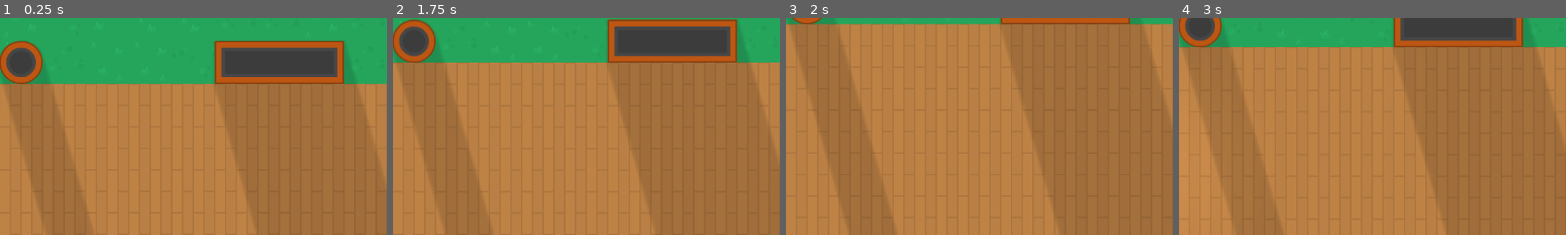
Above: before the commit, frames 1-4 (left to right).
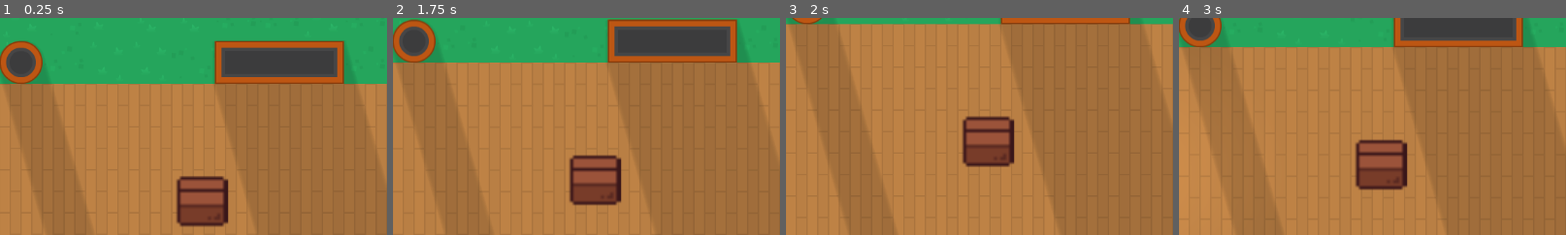
Above: after the commit, the same moments.

Repository: ChristopherDebray/godot_base
Game: Godot game, scene res://scenes/level/levels/level_test.tscn
Same seed, same stepped clock (60 frames per second), same inputs: the game is played once before the commit and once after it.
Inputs (mouse positions are % of the whole screen's width and height, from its top left):
- Up to frame 1 (0.25 s): no input
- Up to frame 2 (1.75 s): tap Enter at 0.5 s; move the mouse to (72, 45) at 0.52 s; hold D (right) 0.53-1.28 s; click (72, 45) at 0.6 s; move the mouse to (30, 55) at 1.27 s; hold S (down) from 1.28 s (still down); tap 3 (b_3_action) at 1.35 s; click (30, 55) at 1.55 s
- Up to frame 3 (2 s): keep holding S (down)
- Up to frame 4 (3 s): move the mouse to (60, 28) at 2.02 s; release S (down) at 2.03 s; hold D (right) 2.03-2.78 s; click (60, 28) at 2.1 s; move the mouse to (45, 70) at 2.77 s; hold W (up) from 2.78 s (still down); tap E (validate) at 2.85 s
The pictures show only the part of the screen within x 50-100%, y 14-64%; the shares and areas given below are measured in that part.

The runs differ from the first frame. In frame 1, 3.1% of the frame differs, in the area x 45-60%, y 72-97%; in frame 2, 3.1%; in frame 3, 3.1%, in the area x 45-60%, y 45-69%; in frame 4, 3.1%.

Commit message:
feat: Added spell casting with damage / aoe_damage handling

Diff:
--- a/autoloads/spell_cooldown_manager.gd
+++ b/autoloads/spell_cooldown_manager.gd
@@ -1,7 +1,6 @@
 extends Node
 
 const SpellEnums = preload("res://data/spells/enums.gd")
-const Spells = preload("res://data/spells/spells.gd")
 
 var _cooldowns := {}
 
@@ -12,7 +11,7 @@
 
 func can_cast(key: Array) -> bool:
 	var combo_key = _combo_key(key)
-	var spellKey = Spells.SPELLS_ELEMENTS.get(combo_key)
+	var spellKey = SpellsManager.SPELLS_ELEMENTS.get(combo_key)
 	if not spellKey:
 		return false
 
@@ -25,7 +24,7 @@
 func set_cooldown(key: Array, duration: float):
 	key.sort()
 	var combo_key = _combo_key(key)
-	var spellKey = Spells.SPELLS_ELEMENTS[combo_key]
+	var spellKey = SpellsManager.SPELLS_ELEMENTS[combo_key]
 
 	_cooldowns[spellKey] = duration
 
--- a/data/spells/spells.gd
+++ b/autoloads/spells_manager.gd
@@ -3,12 +3,12 @@
 const Enums = preload("res://data/spells/enums.gd")
 
 const SPELLS_ELEMENTS = {
-	"1,1": 'fireball',
+	"1,1": 'firebolt',
 	"1,3": 'lightning',
 }
 
 const SPELLS: Dictionary = {
-	'fireball': preload("res://data/spells/spell_ressources/fireball.tres"),
+	'firebolt': preload("res://data/spells/spell_ressources/firebolt.tres"),
 	'lightning': preload("res://data/spells/spell_ressources/lightning.tres"),
 }
 
@@ -22,7 +22,7 @@
 
 const SPELLS_d: Dictionary = {
 	[Enums.ELEMENTS.FIRE, Enums.ELEMENTS.FIRE]: {
-		name = "Fireball",
+		name = "firebolt",
 		damage = 10.5,
 		effect = Enums.EFFECTS.BURN,
 		magnitude = 1.0,
--- a/data/spells/spell_ressources/fireball.tres
+++ b/data/spells/spell_ressources/firebolt.tres
@@ -5,12 +5,14 @@
 
 [resource]
 script = ExtResource("1_5frx1")
-name = "fireball"
-damage = 30.0
+name = "firebolt"
+damage = 5.0
+aoe_damage = 0.0
 cooldown = 1.0
-effect = 1
+effect = 5
+effect_duration = 0.0
 magnitude = 0.4
 range = 30.0
-main_element = 0
+main_element = 1
 scene = ExtResource("1_10ohq")
 metadata/_custom_type_script = "uid://diwutlct8ajdn"
--- a/data/spells/spell_ressources/lightning.tres
+++ b/data/spells/spell_ressources/lightning.tres
@@ -6,9 +6,11 @@
 [resource]
 script = ExtResource("1_gagiv")
 name = "lightning"
-damage = 25.0
+damage = 0.0
+aoe_damage = 25.0
 cooldown = 5.0
 effect = 5
+effect_duration = 0.0
 magnitude = 0.0
 range = 30.0
 main_element = 3
--- a/data/spells/spell_ressources/spell_data.gd
+++ b/data/spells/spell_ressources/spell_data.gd
@@ -5,8 +5,10 @@
 
 @export var name: String
 @export var damage: float
+@export var aoe_damage: float
 @export var cooldown: float
 @export var effect: SpellEnums.EFFECTS
+@export var effect_duration: float
 @export var magnitude: float
 @export var range: float
 @export var main_element: SpellEnums.ELEMENTS
--- a/project.godot
+++ b/project.godot
@@ -22,6 +22,7 @@
 SignalManager="*res://autoloads/signal_manager.gd"
 SoundManager="*res://autoloads/sound_manager.gd"
 SpellCooldownManager="*res://autoloads/spell_cooldown_manager.gd"
+SpellsManager="*res://autoloads/spells_manager.gd"
 
 [input]
 
--- a/scenes/_damageable/damageable.gd
+++ b/scenes/_damageable/damageable.gd
@@ -5,8 +5,10 @@
 const SpellEnums = preload("res://data/spells/enums.gd")
 
 @export var health: float = 10.0
-@export var resist_effects: Array[SpellEnums.EFFECTS] = []
-@export var resist_elements: Array[SpellEnums.ELEMENTS] = []
+@export var defense: float = 10.0
+@export var immunity_effects: Array[SpellEnums.EFFECTS] = []
+@export var immunity_elements: Array[SpellEnums.ELEMENTS] = []
+@export var resistence_elements: Array[SpellEnums.ELEMENTS] = []
 
 func apply_damage(amount: float) -> void:
 	health -= amount
@@ -14,7 +16,7 @@
 		on_death()
 
 func apply_effect(effect: int) -> void:
-	if effect in resist_effects:
+	if effect in immunity_effects:
 		print("Immune to effect", effect)
 		return
 
@@ -23,7 +25,3 @@
 # Can be supercharged
 func on_death():
 	queue_free()
-
-## Realy used ? Since spell will apply the damage. Let's keep it like that for now
-func _on_hurtbox_body_shape_entered(body_rid: RID, body: Node2D, body_shape_index: int, local_shape_index: int) -> void:
-	pass # Replace with function body.
--- a/scenes/_damageable/damageable.tscn
+++ b/scenes/_damageable/damageable.tscn
@@ -2,11 +2,13 @@
 
 [ext_resource type="Script" uid="uid://cdoqf6w0fcfew" path="res://scenes/_damageable/damageable.gd" id="1_25i3q"]
 
-[node name="Damagable" type="Node2D"]
+[node name="Damagable" type="CharacterBody2D"]
+collision_layer = 24
+collision_mask = 9
 script = ExtResource("1_25i3q")
 
-[node name="Hurtbox" type="Area2D" parent="."]
+[node name="CanvasModulate" type="CanvasModulate" parent="."]
+visible = false
+color = Color(1, 0.435294, 0.431373, 1)
 
-[node name="CollisionShape2D" type="CollisionShape2D" parent="Hurtbox"]
-
-[connection signal="body_shape_entered" from="Hurtbox" to="." method="_on_hurtbox_body_shape_entered"]
+[node name="CollisionShape2D" type="CollisionShape2D" parent="."]
--- a/scenes/level/level_base.tscn
+++ b/scenes/level/level_base.tscn
@@ -174,6 +174,8 @@
 
 [node name="Enemies" type="Node2D" parent="."]
 
+[node name="Objects" type="Node2D" parent="."]
+
 [node name="Lights" type="Node2D" parent="."]
 
 [node name="DecorationsIntangible" type="Node2D" parent="."]
--- a/scenes/level/levels/level_test.tscn
+++ b/scenes/level/levels/level_test.tscn
@@ -1,5 +1,9 @@
-[gd_scene load_steps=2 format=3 uid="uid://cx67ymxqoecu0"]
+[gd_scene load_steps=3 format=3 uid="uid://cx67ymxqoecu0"]
 
 [ext_resource type="PackedScene" uid="uid://bm3vsdux3ux7u" path="res://scenes/level/level_base.tscn" id="1_1btmw"]
+[ext_resource type="PackedScene" uid="uid://bttpqkr228ecr" path="res://scenes/objects/box.tscn" id="2_5l38v"]
 
 [node name="LevelTest" instance=ExtResource("1_1btmw")]
+
+[node name="Box" parent="Objects" index="0" instance=ExtResource("2_5l38v")]
+position = Vector2(877, 367)
--- a/scenes/level/node_2d.gd
+++ /dev/null
@@ -1,12 +0,0 @@
-extends Node
-
-func _ready():
-	var fireball = preload("res://data/spells/spell_ressources/fireball.tres")
-	var s = fireball.get_script()
-
-	print("Script path:", s.resource_path)
-	print("Type name:", s.get_instance_base_type())
-	print("Custom class:", s.get_class())
-
-	print("is SpellData:", fireball is SpellData)
-	print("casted:", fireball as SpellData)
--- /dev/null
+++ b/scenes/objects/box.tscn
@@ -0,0 +1,19 @@
+[gd_scene load_steps=4 format=3 uid="uid://bttpqkr228ecr"]
+
+[ext_resource type="PackedScene" uid="uid://b2odxanbtxty4" path="res://scenes/_damageable/damageable.tscn" id="1_tf0hf"]
+[ext_resource type="Texture2D" uid="uid://ca4un0p31fadn" path="res://assets/images/decorations/TopDownHouse_SmallItems.png" id="2_vfogt"]
+
+[sub_resource type="RectangleShape2D" id="RectangleShape2D_tf0hf"]
+size = Vector2(73, 72)
+
+[node name="Box" instance=ExtResource("1_tf0hf")]
+
+[node name="CollisionShape2D" parent="." index="1"]
+position = Vector2(1.5, 0)
+shape = SubResource("RectangleShape2D_tf0hf")
+
+[node name="Sprite2D" type="Sprite2D" parent="." index="2"]
+scale = Vector2(4.59044, 4.59044)
+texture = ExtResource("2_vfogt")
+region_enabled = true
+region_rect = Rect2(111.654, 31.8339, 16.8211, 16.3667)
--- a/scenes/objects/damageables/base_damageable_object.gd
+++ /dev/null
@@ -1 +0,0 @@
-extends Damageable
--- a/scenes/objects/damageables/base_damageable_object.tscn
+++ /dev/null
@@ -1,15 +0,0 @@
-[gd_scene load_steps=3 format=3 uid="uid://btkxydna1wqfb"]
-
-[ext_resource type="PackedScene" uid="uid://b2odxanbtxty4" path="res://scenes/_damageable/damageable.tscn" id="1_kb8g0"]
-[ext_resource type="Script" uid="uid://dlw3p4jx2h6tn" path="res://scenes/objects/damageables/base_damageable_object.gd" id="2_jew2j"]
-
-[node name="Damagable" instance=ExtResource("1_kb8g0")]
-script = ExtResource("2_jew2j")
-
-[node name="CanvasModulate" type="CanvasModulate" parent="." index="1"]
-visible = false
-color = Color(1, 0.435294, 0.431373, 1)
-
-[node name="Sprite2D" type="Sprite2D" parent="." index="2"]
-region_enabled = true
-region_rect = Rect2(20, 20, 100, 100)
--- a/scenes/spell_book/spell_book.gd
+++ b/scenes/spell_book/spell_book.gd
@@ -1,7 +1,6 @@
 extends Node2D
 
 const SpellEnums = preload("res://data/spells/enums.gd")
-const Spells = preload("res://data/spells/spells.gd")
 
 var spells: Dictionary = {}
 var _cooldowns := {}
@@ -17,12 +16,12 @@
 		return null
 
 	var combo_key = _combo_key(elements)
-	var spell_name = Spells.SPELLS_ELEMENTS.get(combo_key)
+	var spell_name = SpellsManager.SPELLS_ELEMENTS.get(combo_key)
 
 	if not spell_name:
 		return null
 
-	var spell = Spells.SPELLS.get(spell_name)
+	var spell = SpellsManager.SPELLS.get(spell_name)
 	return spell as SpellData
 
 func register_spell(elements: Array[int], data: Dictionary):
@@ -38,7 +37,6 @@
 		return
 
 	if not SpellCooldownManager.can_cast(active_elements):
-		print('on cooldown')
 		return
 
 	var spellInstance = spell.scene.instantiate()
@@ -47,10 +45,11 @@
 	_register_cooldown(active_elements, spell.cooldown)
 
 func handle_spell_init(spellInstance: BaseSpell, aim_direction: Vector2):
+	var spellData: SpellData = SpellsManager.SPELLS[spellInstance.spellName]
 	if is_instance_of(spellInstance, ProjectileSpell):
-		spellInstance.init(aim_direction, global_position)
+		spellInstance.init(spellData, aim_direction, global_position)
 	elif is_instance_of(spellInstance, AoeInstantSpell):
-		spellInstance.init(get_global_mouse_position())
+		spellInstance.init(spellData, get_global_mouse_position())
 
 func _can_cast(elementCombo: Array[SpellEnums.ELEMENTS], cooldown: float) -> bool:
 	var key = _combo_key(elementCombo)
@@ -64,7 +63,7 @@
 
 func get_remaining_cooldown(combo: Array[SpellEnums.ELEMENTS]) -> float:
 	var key = _combo_key(combo)
-	var spellKey = Spells.SPELLS_ELEMENTS[key]
+	var spellKey = SpellsManager.SPELLS_ELEMENTS[key]
 
 	if not _cooldowns.has(spellKey):
 		return 0.0
@@ -76,6 +75,6 @@
 	return ",".join(PackedStringArray(sorted.map(func(x): return str(x))))
 
 func register_spells():
-	for key in Spells.SPELLS.keys():
-		spells[key] = Spells.SPELLS[key]
-		var data = Spells.SPELLS[key]
+	for key in SpellsManager.SPELLS.keys():
+		spells[key] = SpellsManager.SPELLS[key]
+		var data = SpellsManager.SPELLS[key]
--- a/scenes/spell_book/spell_scenes/aoe_instant_spell.gd
+++ b/scenes/spell_book/spell_scenes/aoe_instant_spell.gd
@@ -1,5 +1,6 @@
 extends BaseSpell
 class_name AoeInstantSpell
 
-func init(target_pos: Vector2) -> void:
+func init(spell_data: SpellData, target_pos: Vector2) -> void:
+	initSpellResource(spell_data)
 	global_position = target_pos
--- a/scenes/spell_book/spell_scenes/base_spell.gd
+++ b/scenes/spell_book/spell_scenes/base_spell.gd
@@ -4,14 +4,18 @@
 
 const Enums = preload("res://data/spells/enums.gd")
 
-@export var damage: float
-@export var effect: Enums.EFFECTS
-@export var effect_duration: float = 2.0
-@export var duration: float = 2.0
+@export var spellName: String
+var damage: float
+var aoe_damage: float
+var effect: Enums.EFFECTS
+var effect_duration: float = 2.0
+var duration: float = 2.0
+var range: float = 30.0
 @export var aoe_enabled: bool = true
 
 var sender: Node
 var _has_hit: bool = false
+var spellResource: SpellData
 
 @onready var animated_sprite_2d: AnimatedSprite2D = $AnimatedSprite2D
 @onready var lifetime_timer: Timer = $LifetimeTimer
@@ -21,18 +25,22 @@
 func _ready():
 	lifetime_timer.start(duration)
 
+func initSpellResource(spell_data: SpellData) -> void:
+	spellResource = spell_data
+	damage = spell_data.damage
+	aoe_damage = spell_data.aoe_damage
+	effect = spell_data.effect
+	effect_duration = spell_data.effect_duration
+	range = spell_data.range
+
 func _on_hitbox_body_entered(body):
 	if body != sender:
 		on_spell_hit(body)
 
 func on_spell_hit(body):
 	# @todo fix to allow spell to be aoe only or have both
-	if aoe_enabled:
-		for receiver in area_of_effect.get_overlapping_bodies():
-			apply_damage_and_effect(receiver)
-	else:
-		for receiver in hitbox.get_overlapping_bodies():
-			apply_damage_and_effect(receiver)
+	for receiver in hitbox.get_overlapping_bodies():
+		apply_damage_and_effect(receiver, damage)
 
 	_has_hit = true
 	on_hit()
@@ -41,17 +49,23 @@
 	on_aoe_hit()
 
 func on_aoe_hit():
+	print('je tfdssf')
 	for receiver in area_of_effect.get_overlapping_bodies():
-		apply_damage_and_effect(receiver)
+		print('je ')
+		print(receiver)
+		apply_damage_and_effect(receiver, aoe_damage)
 
 func activate_aoe():
 	area_of_effect.monitoring = true
 
-func apply_damage_and_effect(target):
-	var hurtable = target.get_node_or_null("Hurtable")
-	if hurtable:
-		hurtable.apply_damage(damage)
-		hurtable.apply_effect(effect)
+func is_aoe_activated() -> bool:
+	return area_of_effect.monitoring
+
+func apply_damage_and_effect(target, damageValue):
+	var damageable = target
+	if damageable:
+		damageable.apply_damage(damageValue)
+		damageable.apply_effect(effect)
 
 # Call the supercharged in the children
 func on_hit():
--- a/scenes/spell_book/spell_scenes/base_spell.tscn
+++ b/scenes/spell_book/spell_scenes/base_spell.tscn
@@ -10,10 +10,12 @@
 [node name="LifetimeTimer" type="Timer" parent="."]
 
 [node name="Hitbox" type="Area2D" parent="."]
+collision_mask = 25
 
 [node name="CollisionShape2D" type="CollisionShape2D" parent="Hitbox"]
 
 [node name="AreaOfEffect" type="Area2D" parent="."]
+collision_mask = 25
 
 [node name="CollisionShape2D" type="CollisionShape2D" parent="AreaOfEffect"]
 
--- a/scenes/spell_book/spell_scenes/firebolt.tscn
+++ b/scenes/spell_book/spell_scenes/firebolt.tscn
@@ -93,7 +93,8 @@
 height = 34.0
 
 [node name="Firebolt" instance=ExtResource("1_g4hyk")]
-effect = 1
+SPEED = 700
+spellName = "firebolt"
 aoe_enabled = false
 
 [node name="AnimatedSprite2D" parent="." index="0"]
@@ -105,6 +106,9 @@
 rotation = 1.57079
 shape = SubResource("CapsuleShape2D_g4hyk")
 
+[node name="AreaOfEffect" parent="." index="3"]
+monitoring = false
+
 [node name="CollisionShape2D" parent="AreaOfEffect" index="0"]
 position = Vector2(6, 6)
 rotation = 1.57079
--- a/scenes/spell_book/spell_scenes/lightning.gd
+++ b/scenes/spell_book/spell_scenes/lightning.gd
@@ -6,8 +6,9 @@
 func _ready():
 	animated_sprite_2d.play('repeat')
 
-func on_hit():
-	activate_aoe()
-
 func _on_animated_sprite_2d_animation_finished() -> void:
 	queue_free()
+
+func _on_animated_sprite_2d_frame_changed() -> void:
+	if animated_sprite_2d.frame >= 5 && !is_aoe_activated():
+		activate_aoe()
--- a/scenes/spell_book/spell_scenes/lightning.tscn
+++ b/scenes/spell_book/spell_scenes/lightning.tscn
@@ -111,6 +111,7 @@
 
 [node name="Lightning" instance=ExtResource("1_7iq0p")]
 script = ExtResource("2_bp2nl")
+spellName = "lightning"
 
 [node name="AnimatedSprite2D" parent="." index="0"]
 position = Vector2(0, -30)
@@ -128,3 +129,5 @@
 
 [node name="CollisionShape2D" parent="AreaOfEffect" index="0"]
 shape = SubResource("CircleShape2D_bp2nl")
+
+[connection signal="frame_changed" from="AnimatedSprite2D" to="." method="_on_animated_sprite_2d_frame_changed"]
--- a/scenes/spell_book/spell_scenes/projectile_spell.gd
+++ b/scenes/spell_book/spell_scenes/projectile_spell.gd
@@ -5,7 +5,8 @@
 
 var _dir_of_travel: Vector2 = Vector2.ZERO
 
-func init(aim_direction: Vector2, start_pos: Vector2) -> void:
+func init(spell_data: SpellData, aim_direction: Vector2, start_pos: Vector2) -> void:
+	initSpellResource(spell_data)
 	_dir_of_travel = aim_direction
 	global_position = start_pos
 
--- a/scenes/ui/spell_cooldown_indicator.gd
+++ b/scenes/ui/spell_cooldown_indicator.gd
@@ -4,7 +4,6 @@
 @export var spell_name: String
 @export var icon: Texture
 
-const SpellEnums = preload("res://data/spells/spells.gd")
 const Enums = preload("res://data/spells/enums.gd")
 
 var remaining_time: float = 0.0
@@ -18,7 +17,7 @@
 	update_ui(0)
 
 func _process(_delta):
-	var spell = SpellEnums.SPELLS.get(spell_name)
+	var spell = SpellsManager.SPELLS.get(spell_name)
 	if spell == null:
 		return
 
Renamed: data/spells/spells.gd.uid -> autoloads/spells_manager.gd.uid
Not shown, removed: scenes/level/node_2d.gd.uid
Not shown, removed: scenes/objects/damageables/base_damageable_object.gd.uid
